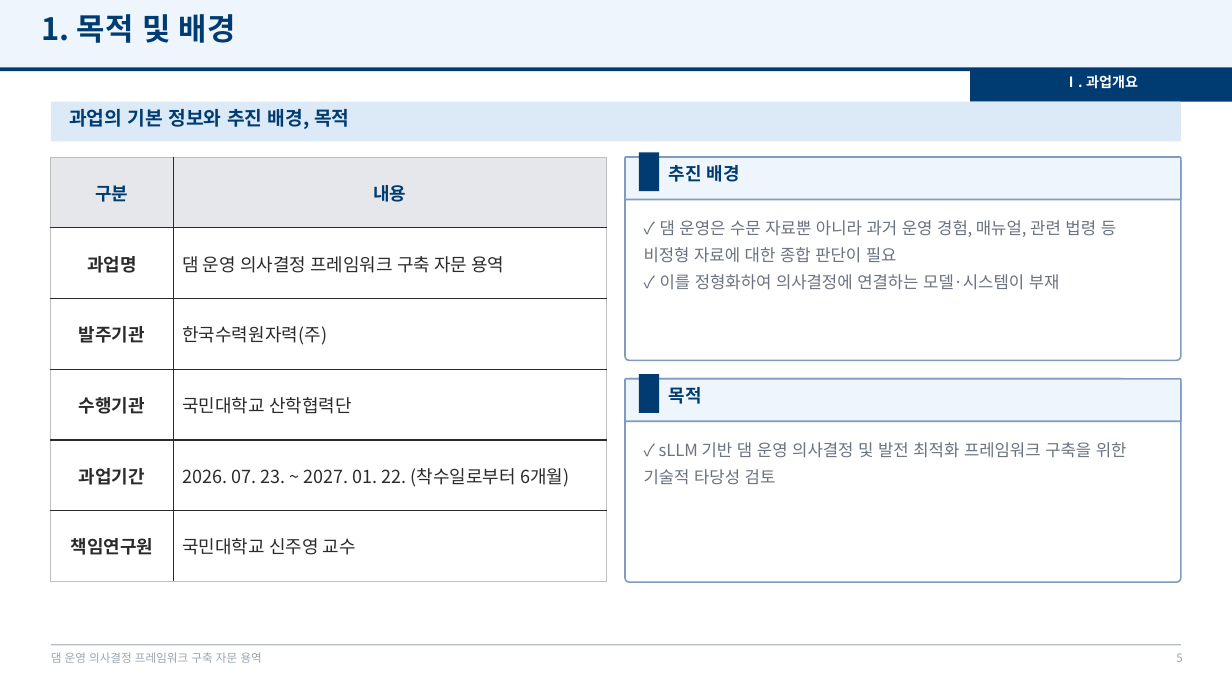
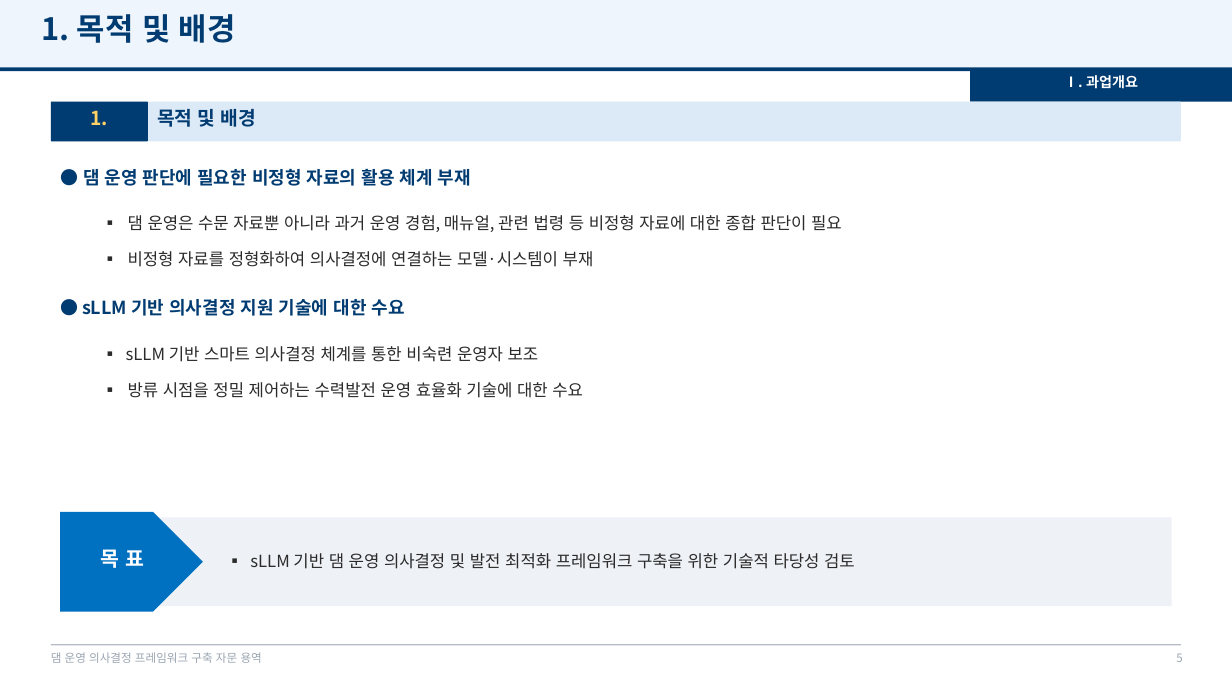
Before and after one commit to mkm1119/KGRAG-LLM, a slide deck: slide 5 of project_khnp/2026.12.09_최종보고회_발표자료_템플릿.pptx. Drawn at 1232x693 pixels with LibreOffice and Linux fonts; fonts in the diff are those of the drawing; background and template pictures are left out. Boxes give left, top, right and bottom in pixels: in the first picture for what was removed or moved away, otherwise in the second. Text is boxed around its words. In the diff, an @@ line names an element or a change of style, - is before the commit and + after.

```diff
--- a/project_khnp/2026.12.09_최종보고회_발표자료_템플릿.pptx
+++ b/project_khnp/2026.12.09_최종보고회_발표자료_템플릿.pptx
@@ rounded rectangle added at <box>51,102,148,141</box>, fill #003B71 @@
@@ text removed at <box>69,109,349,129</box> @@
-과업의 기본 정보와 추진 배경, 목적
@@ text added at <box>91,110,109,126</box>, 15 pt, text #FFD166, bold @@
+1.
@@ text added at <box>157,109,256,127</box>, 15 pt, text #003B71, bold @@
+목적 및 배경
@@ table removed at <box>51,157,606,581</box>, 6 rows, 2 columns @@
-구분 | 내용
-과업명 | 댐 운영 의사결정 프레임워크 구축 자문 용역
-발주기관 | 한국수력원자력(주)
-수행기관 | 국민대학교 산학협력단
-과업기간 | 2026. 07. 23. ~ 2027. 01. 22. (착수일로부터 6개월)
-책임연구원 | 국민대학교 신주영 교수
@@ text added at <box>83,168,471,186</box>, 14 pt, text #003B71, bold @@
+● 댐 운영 판단에 필요한 비정형 자료의 활용 체계 부재
@@ rounded rectangle removed at <box>625,157,1180,360</box> @@
@@ rounded rectangle removed at <box>625,157,1180,200</box> @@
@@ rectangle removed at <box>640,152,660,191</box> @@
@@ text removed at <box>669,165,740,182</box> @@
-추진 배경
@@ text at <box>128,215,842,232</box>: text changed; text colour #6B7280 to #2B2B2B @@
-✓ 댐 운영은 수문 자료뿐 아니라 과거 운영 경험, 매뉴얼, 관련 법령 등 비정형 자료에 대한 종합 판단이 필요
-✓ 이를 정형화하여 의사결정에 연결하는 모델·시스템이 부재
+▪ 댐 운영은 수문 자료뿐 아니라 과거 운영 경험, 매뉴얼, 관련 법령 등 비정형 자료에 대한 종합 판단이 필요
@@ text added at <box>128,251,594,267</box>, 13 pt, text #2B2B2B @@
+▪ 비정형 자료를 정형화하여 의사결정에 연결하는 모델·시스템이 부재
@@ text added at <box>82,299,405,316</box>, 14 pt, text #003B71, bold @@
+● sLLM 기반 의사결정 지원 기술에 대한 수요
@@ text added at <box>126,346,539,362</box>, 13 pt, text #2B2B2B @@
+▪ sLLM 기반 스마트 의사결정 체계를 통한 비숙련 운영자 보조
@@ text added at <box>128,382,583,398</box>, 13 pt, text #2B2B2B @@
+▪ 방류 시점을 정밀 제어하는 수력발전 운영 효율화 기술에 대한 수요
@@ rounded rectangle removed at <box>625,379,1180,582</box> @@
@@ rounded rectangle removed at <box>625,379,1180,421</box> @@
@@ rectangle removed at <box>640,374,660,413</box> @@
@@ text removed at <box>669,387,702,404</box> @@
-목적
@@ rectangle added at <box>60,518,1172,606</box>, fill #EEF1F5 @@
@@ pentagon arrow added at <box>60,512,203,612</box>, fill #0070C0 @@
@@ text added at <box>101,549,144,568</box>, 16 pt, text #FFFFFF, bold @@
+목 표
@@ text at <box>250,553,855,569</box>: text changed; text colour #6B7280 to #2B2B2B @@
-✓ sLLM 기반 댐 운영 의사결정 및 발전 최적화 프레임워크 구축을 위한 기술적 타당성 검토
+▪ sLLM 기반 댐 운영 의사결정 및 발전 최적화 프레임워크 구축을 위한 기술적 타당성 검토
```
Also in this commit, not shown: 18 other slides changed, 15 slides added, 3 slides removed, 1 other file.
